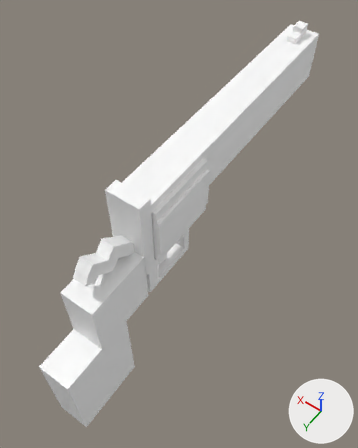
A saved change to the FBX model 3d mess new/Assets/BLOCKYGON ASSETS ©/MODELS/WEAPONS AND GEARS/WEAPON/PISTOLS/BGN_REVOLVER.fbx.
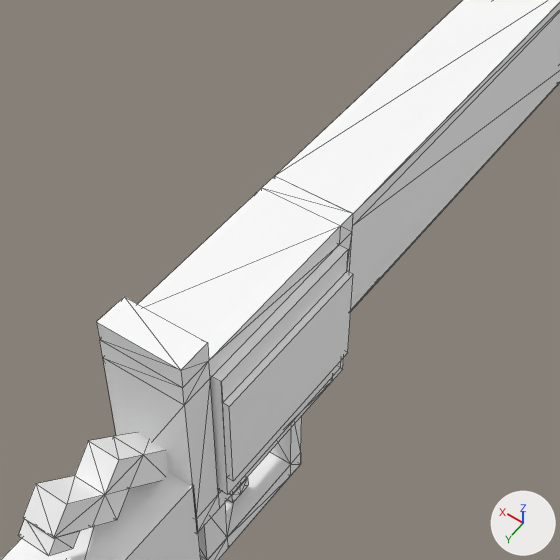
There are two pictures of each version: one whole from a camera (50 mm lens) standing at (-0.338, 0.373, 0.614) and looking at (0.014, -0.12, -0.159), one close up on the part from 18% to 82% of the width and 13% to 64% of the height. Lighting does not change. The marker at lower right points along +X, +Y and +Z. The close-ups show mesh edges as thin lines.

Objects in the first close-up: 'BGN_REVOLVER', 'CLIP'.
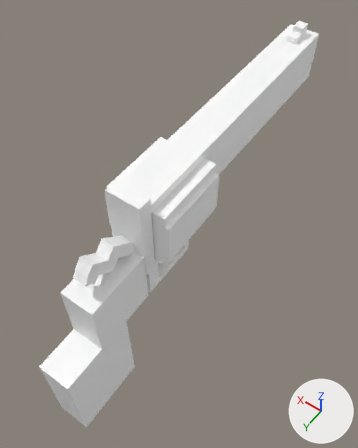
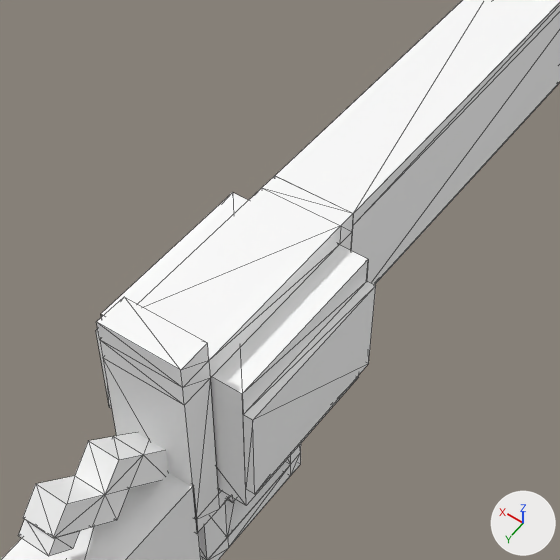
What differs and where, as boxes [x1, y1, x2, y2] in the close-ups (560 x 560 px):
'CLIP', rescaled: before [210, 245, 353, 494]; after [96, 192, 376, 506]

The change, as a list of edits to the scene's bpy script:
```text
Change ob_clip:
    ob_clip.scale: (1.0, 1.0, 1.0) -> (1.4, 1.0, 1.0)
```
